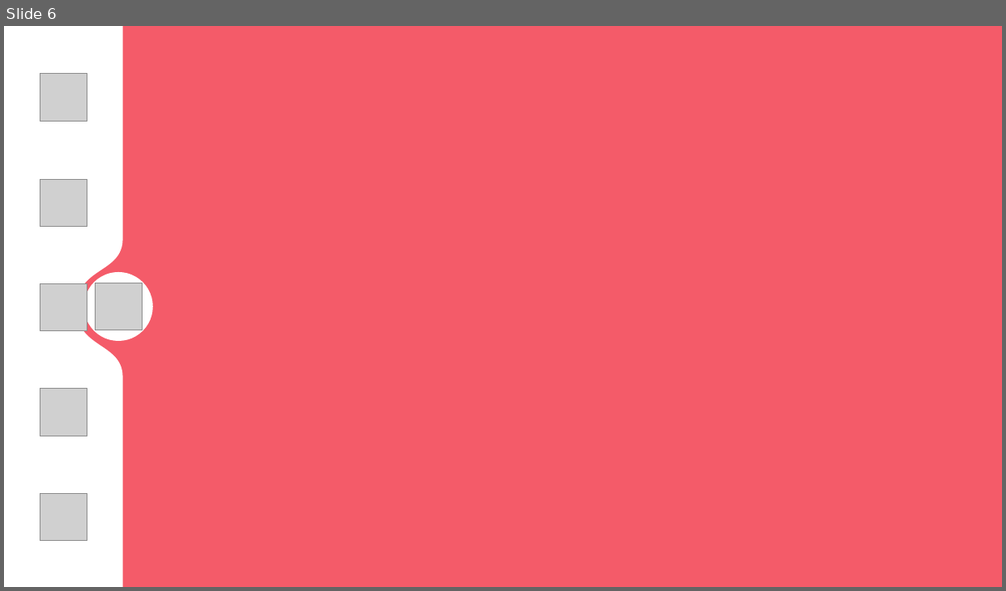
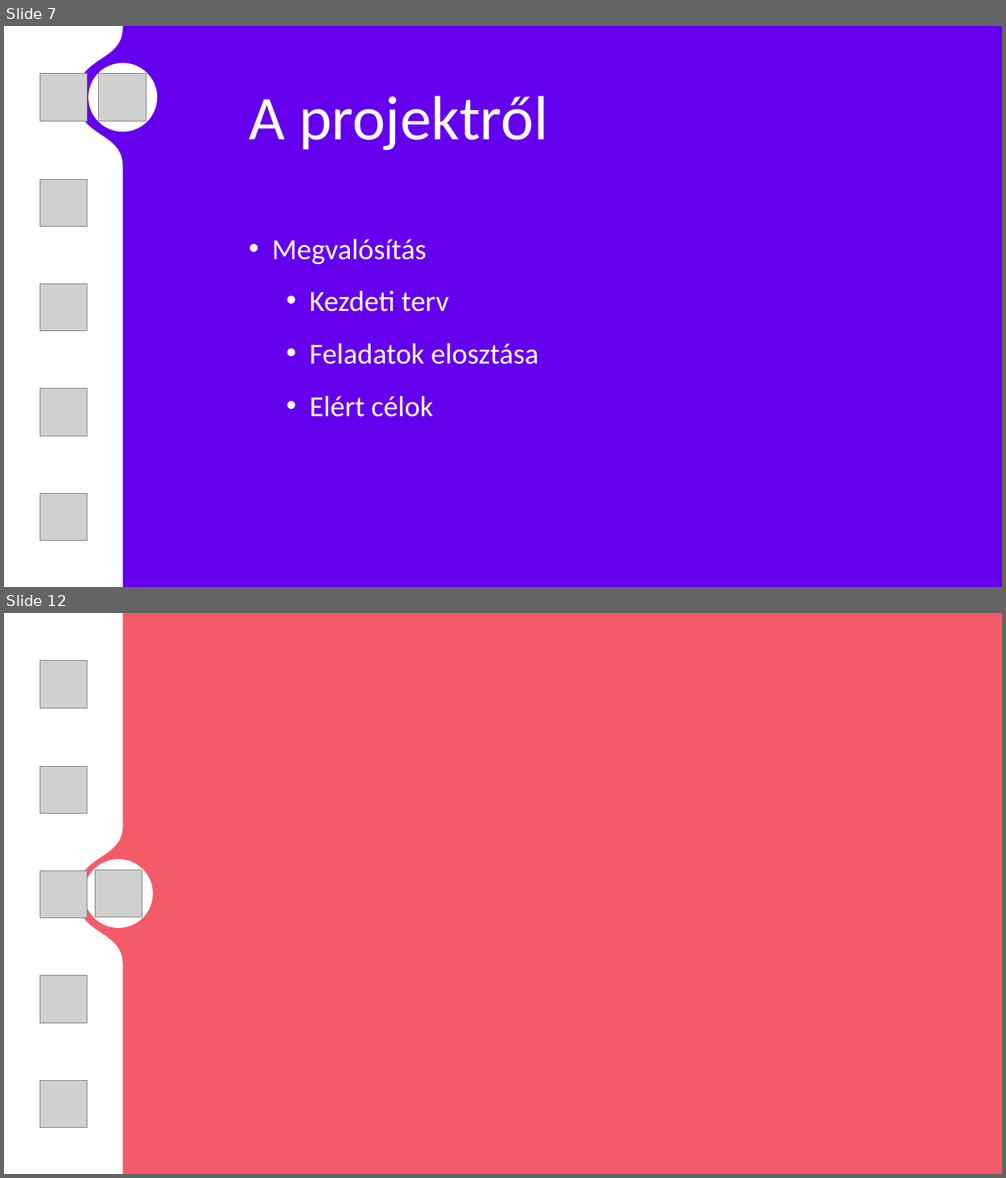
Before and after one commit to egri-richard/TurboNote, a slide deck: TNote_presentation.pptx. Shown one above the other, each under a label of ours: slide 6 before the commit, slides 7 and 12 after it; the slides between them are not shown. The pictures are 1006x591 and 1006x1178 pixels, drawn with LibreOffice and Linux fonts; fonts in the diff are those of the drawing; grey boxes stand for pictures; background and template pictures are left out. Boxes give left, top, right and bottom in pixels: in the first picture for what was removed or moved away, otherwise in the second. Text is boxed around its words. In the diff, an @@ line names an element or a change of style, - is before the commit and + after.

```diff
--- a/TNote_presentation.pptx
+++ b/TNote_presentation.pptx
@@ slide 7 added at box(4, 26, 1002, 587), background #6500EE @@
@@ freeform shape added at box(4, 26, 122, 587), fill #FFFFFF @@
@@ picture added at box(40, 74, 87, 121) @@
@@ ellipse added at box(88, 62, 157, 131), fill #FFFFFF @@
@@ picture added at box(98, 74, 146, 121) @@
@@ text added at box(249, 96, 548, 151), 60 pt, text #FFFFFF @@
+A projektről
@@ picture added at box(40, 179, 87, 227) @@
@@ text added at box(272, 239, 539, 417), 28 pt, text #FFFFFF @@
+• Megvalósítás
+  • Kezdeti terv
+  • Feladatok elosztása
+  • Elért célok
@@ picture added at box(40, 284, 87, 331) @@
@@ picture added at box(40, 389, 87, 436) @@
@@ picture added at box(40, 494, 87, 541) @@
@@ what was slide 6 is now slide 12 @@
```
Also in this commit, not shown: 10 other slides added, 5 slides removed.
